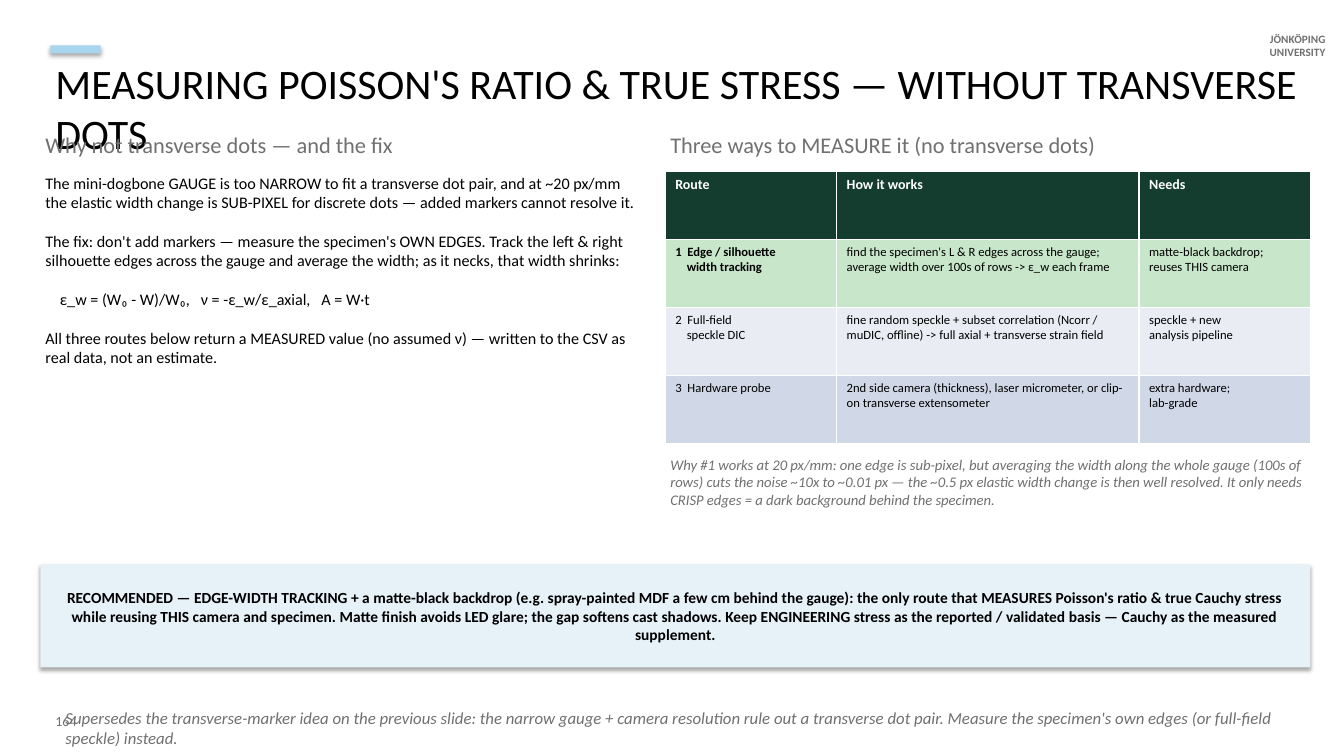
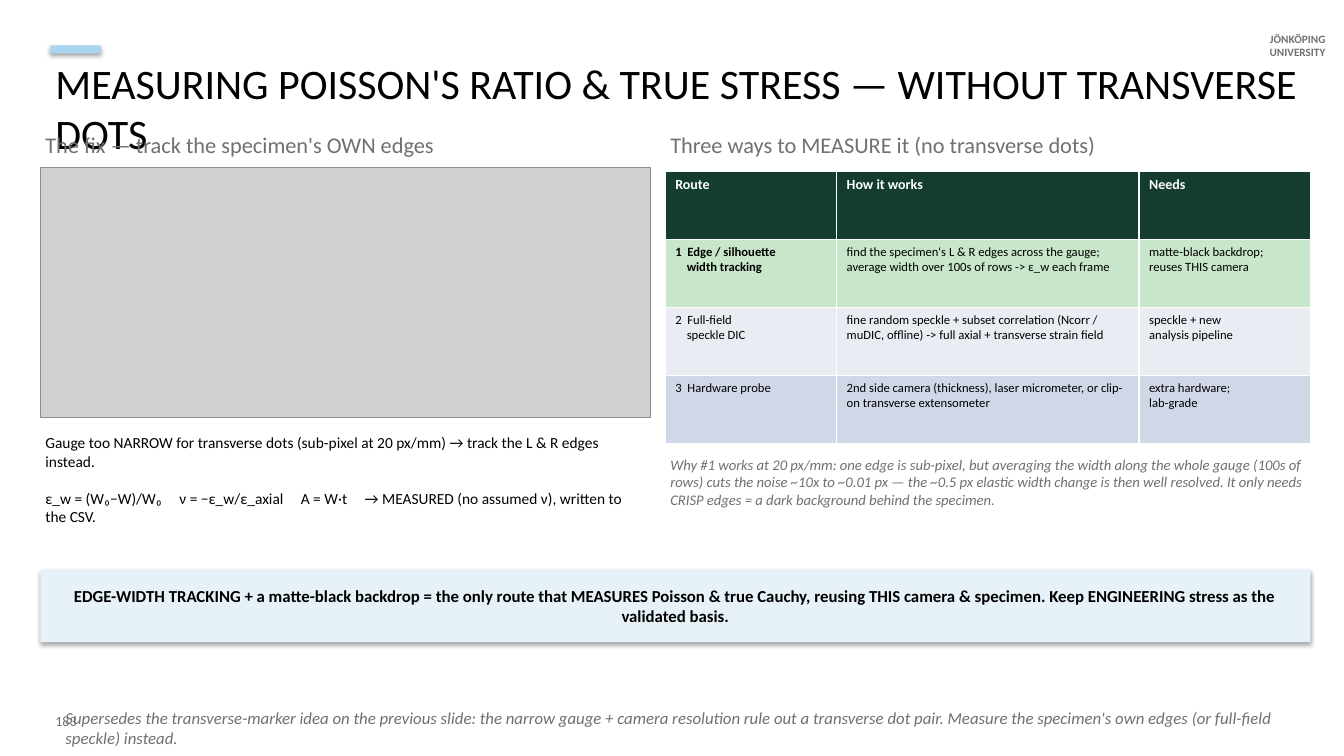
Before and after one commit to cenmir/UTM, a slide deck: slide 43 of documentation/V6a_8_6_20_slides.pptx (slide 24 before the commit). Drawn at 1344x756 pixels with LibreOffice and Linux fonts; fonts in the diff are those of the drawing; grey boxes stand for pictures. Boxes give left, top, right and bottom in pixels: in the first picture for what was removed or moved away, otherwise in the second. Text is boxed around its words. In the diff, an @@ line names an element or a change of style, - is before the commit and + after.

```diff
--- a/documentation/V6a_8_6_20_slides.pptx
+++ b/documentation/V6a_8_6_20_slides.pptx
@@ text at [45, 134, 434, 157]: text changed @@
-Why not transverse dots — and the fix
+The fix — track the specimen's OWN edges
@@ picture added at [40, 167, 650, 418] @@
@@ text at [45, 437, 622, 506]: text changed; size 11.5 to 11 pt @@
-The mini-dogbone GAUGE is too NARROW to fit a transverse dot pair, and at ~20 px/mm the elastic width change is SUB-PIXEL for discrete dots — added markers cannot resolve it.
-The fix: don't add markers — measure the specimen's OWN EDGES. Track the left & right silhouette edges across the gauge and average the width; as it necks, that width shrinks:
-ε_w = (W₀ - W)/W₀, ν = -ε_w/ε_axial, A = W·t
-All three routes below return a MEASURED value (no assumed ν) — written to the CSV as real data, not an estimate.
+Gauge too NARROW for transverse dots (sub-pixel at 20 px/mm) → track the L & R edges instead.
+ε_w = (W₀−W)/W₀ ν = −ε_w/ε_axial A = W·t → MEASURED (no assumed ν), written to the CSV.
@@ rectangle "EDGE-WIDTH TRACKING + a matte-black ...": place and size @@
-rectangle "EDGE-WIDTH TRACKING + a matte-black ..." at [40, 565, 1311, 667]
+rectangle "EDGE-WIDTH TRACKING + a matte-black ..." at [40, 570, 1311, 642]
@@ text in rectangle at [74, 590, 1274, 622]: text changed; size 11 to 12 pt @@
-RECOMMENDED — EDGE-WIDTH TRACKING + a matte-black backdrop (e.g. spray-painted MDF a few cm behind the gauge): the only route that MEASURES Poisson's ratio & true Cauchy stress while reusing THIS camera and specimen. Matte finish avoids LED glare; the gap softens cast shadows. Keep ENGINEERING stress as the reported / validated basis — Cauchy as the measured supplement.
+EDGE-WIDTH TRACKING + a matte-black backdrop = the only route that MEASURES Poisson & true Cauchy, reusing THIS camera & specimen. Keep ENGINEERING stress as the validated basis.
@@ text at [55, 714, 76, 726]: text changed @@
-164
+183
```
Also in this commit, not shown: 19 other slides changed, 1 slide added, 2 other files.
